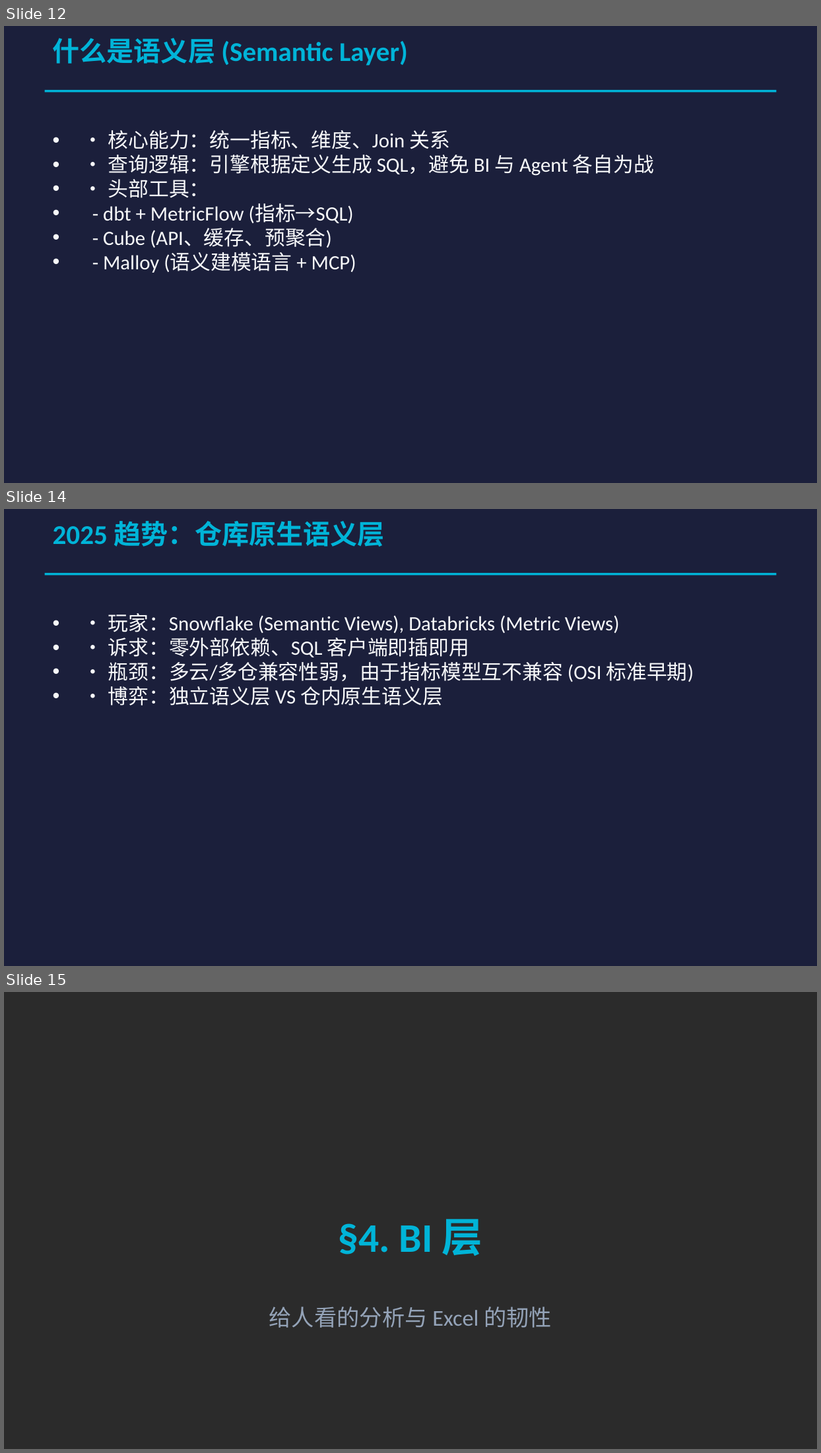
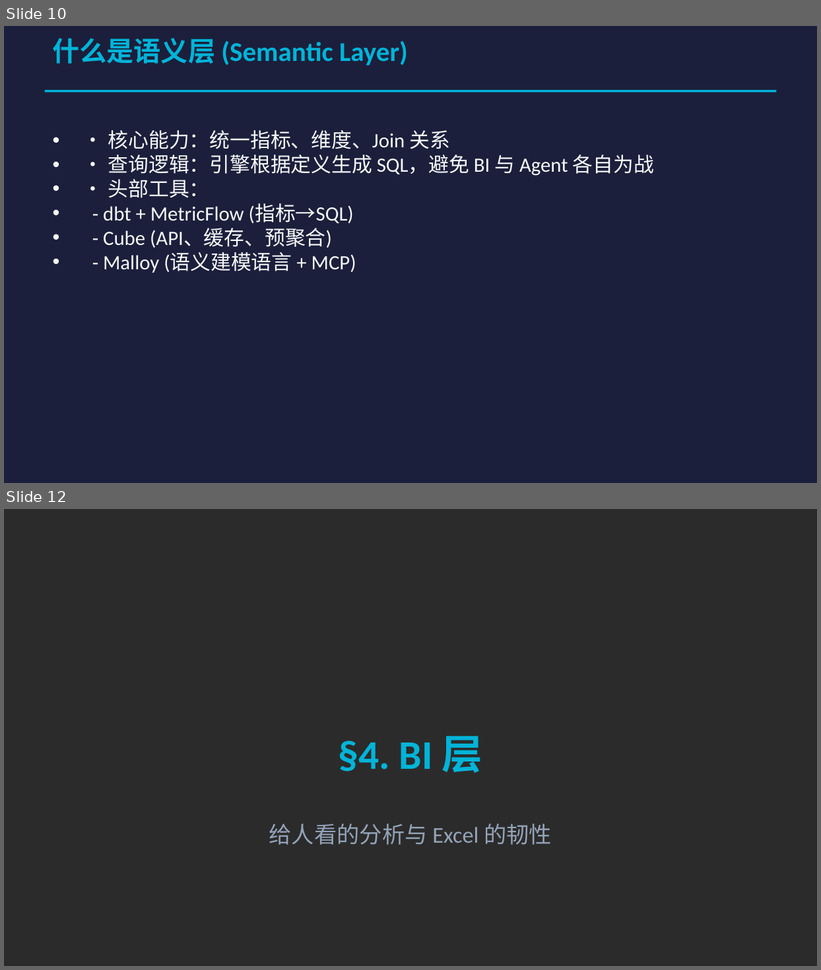
Before and after one commit to sunmoonlion/WrenAI, a slide deck: BI-agent研究.pptx. Shown one above the other, each under a label of ours: slides 12, 14 and 15 before the commit, slides 10 and 12 after it; the slides between them are not shown. The pictures are 821x1453 and 821x970 pixels, drawn with LibreOffice and Linux fonts; fonts in the diff are those of the drawing; background and template pictures are left out; a plain dark background stands for a picture behind light text. Boxes give left, top, right and bottom in pixels: in the first picture for what was removed or moved away, otherwise in the second. Text is boxed around its words. In the diff, an @@ line names an element or a change of style, - is before the commit and + after.

```diff
--- a/BI-agent研究.pptx
+++ b/BI-agent研究.pptx
@@ slide 14 removed at bbox=[4, 509, 817, 966], background #1B1F3B @@
@@ text removed at bbox=[53, 521, 385, 547] @@
-2025 趋势：仓库原生语义层
@@ line removed from (45, 574) to (776, 574) @@
@@ text removed at bbox=[108, 613, 694, 706] @@
-• • 玩家：Snowflake (Semantic Views), Databricks (Metric Views)
-• • 诉求：零外部依赖、SQL 客户端即插即用
-• • 瓶颈：多云/多仓兼容性弱，由于指标模型互不兼容 (OSI 标准早期)
-• • 博弈：独立语义层 VS 仓内原生语义层
@@ what was slide 12 is now slide 10 @@
@@ what was slide 15 is now slide 12 @@
```
Also in this commit, not shown: 8 slides changed, 9 other slides removed.
